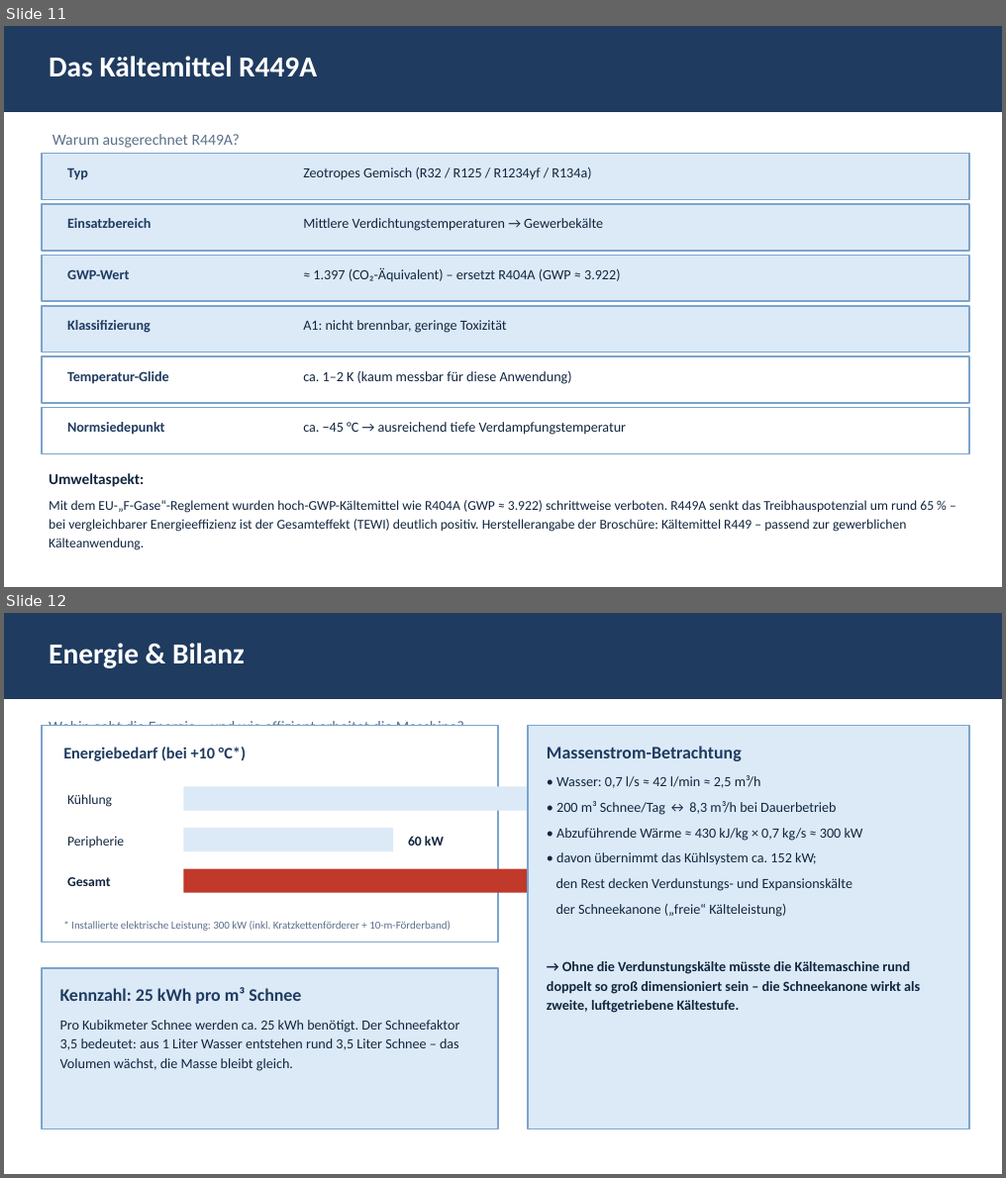
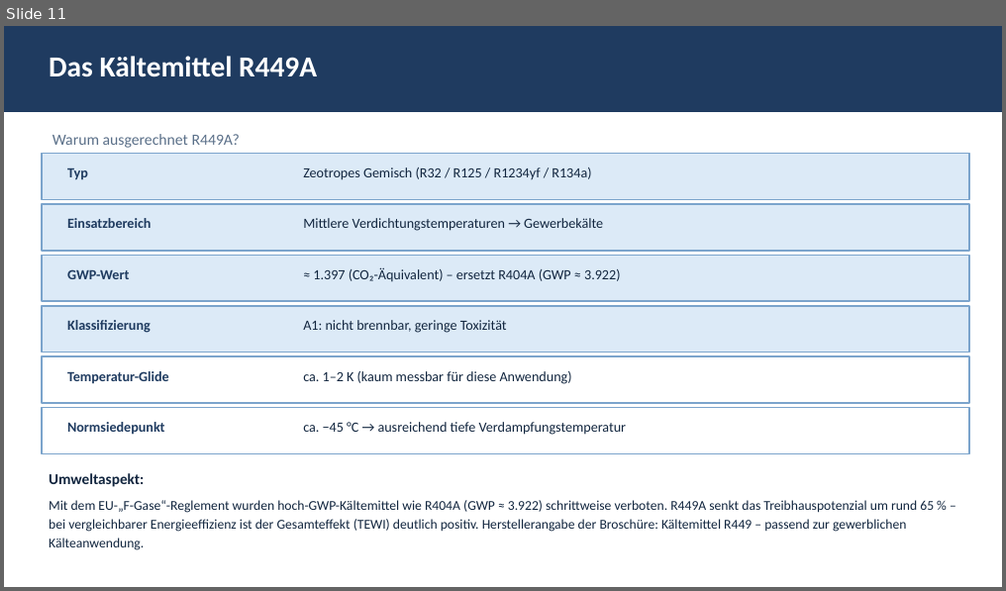
Before and after one commit to pgruberpg6-commits/Snow4ever, a slide deck: snow4ever200_thermodynamik.pptx. Shown one above the other, each under a label of ours: slides 11 and 12 before the commit, slide 11 after it. The pictures are 1006x1178 and 1006x591 pixels, drawn with LibreOffice and Linux fonts; fonts in the diff are those of the drawing. Boxes give left, top, right and bottom in pixels: in the first picture for what was removed or moved away, otherwise in the second. Text is boxed around its words. In the diff, an @@ line names an element or a change of style, - is before the commit and + after.

Commit message:
Folie 12: Vollstaendiges Rechenbeispiel (Wasserkuehlung, Erstarrungswaerme, Verdunstungskaelte) mit Konsistenz-Check gegen Herstellerdaten

```diff
--- a/snow4ever200_thermodynamik.pptx
+++ b/snow4ever200_thermodynamik.pptx
@@ slide 12 removed at bbox=[4, 613, 1002, 1174], background #FFFFFF @@
@@ rectangle removed at bbox=[4, 613, 1002, 699] @@
@@ text removed at bbox=[49, 643, 245, 668] @@
-Energie & Bilanz
@@ rectangle removed at bbox=[42, 725, 498, 943] @@
@@ text removed at bbox=[49, 721, 464, 726] @@
-Wohin geht die Energie – und wie effizient arbeitet die Maschine?
@@ rectangle removed at bbox=[528, 725, 969, 1130] @@
@@ text removed at bbox=[63, 747, 246, 761] @@
-Energiebedarf (bei +10 °C*)
@@ text removed at bbox=[547, 746, 742, 761] @@
-Massenstrom-Betrachtung
@@ rectangle removed at bbox=[183, 786, 708, 811] @@
@@ text removed at bbox=[547, 775, 920, 1013] @@
-• Wasser: 0,7 l/s ≈ 42 l/min ≈ 2,5 m³/h
-• 200 m³ Schnee/Tag ↔ 8,3 m³/h bei Dauerbetrieb
-• Abzuführende Wärme ≈ 430 kJ/kg × 0,7 kg/s ≈ 300 kW
-• davon übernimmt das Kühlsystem ca. 152 kW;
-den Rest decken Verdunstungs- und Expansionskälte
-der Schneekanone („freie“ Kälteleistung)
-→ Ohne die Verdunstungskälte müsste die Kältemaschine rund doppelt so groß dimensioniert sein – die Schneekanone wirkt als zweite, luftgetriebene Kältestufe.
@@ text removed at bbox=[67, 794, 112, 807] @@
-Kühlung
@@ text removed at bbox=[67, 836, 124, 848] @@
-Peripherie
@@ rectangle removed at bbox=[183, 828, 393, 852] @@
@@ text removed at bbox=[408, 836, 444, 846] @@
-60 kW
@@ text removed at bbox=[67, 877, 110, 886] @@
-Gesamt
@@ rectangle removed at bbox=[183, 869, 880, 893] @@
@@ text removed at bbox=[71, 921, 450, 931] @@
-* Installierte elektrische Leistung: 300 kW (inkl. Kratzkettenförderer + 10-m-Förderband)
@@ rectangle removed at bbox=[42, 968, 498, 1130] @@
@@ text removed at bbox=[60, 987, 301, 1004] @@
-Kennzahl: 25 kWh pro m³ Schnee
@@ text removed at bbox=[60, 1020, 459, 1071] @@
-Pro Kubikmeter Schnee werden ca. 25 kWh benötigt. Der Schneefaktor 3,5 bedeutet: aus 1 Liter Wasser entstehen rund 3,5 Liter Schnee – das Volumen wächst, die Masse bleibt gleich.
```
Also in this commit, not shown: 1 slide added.
